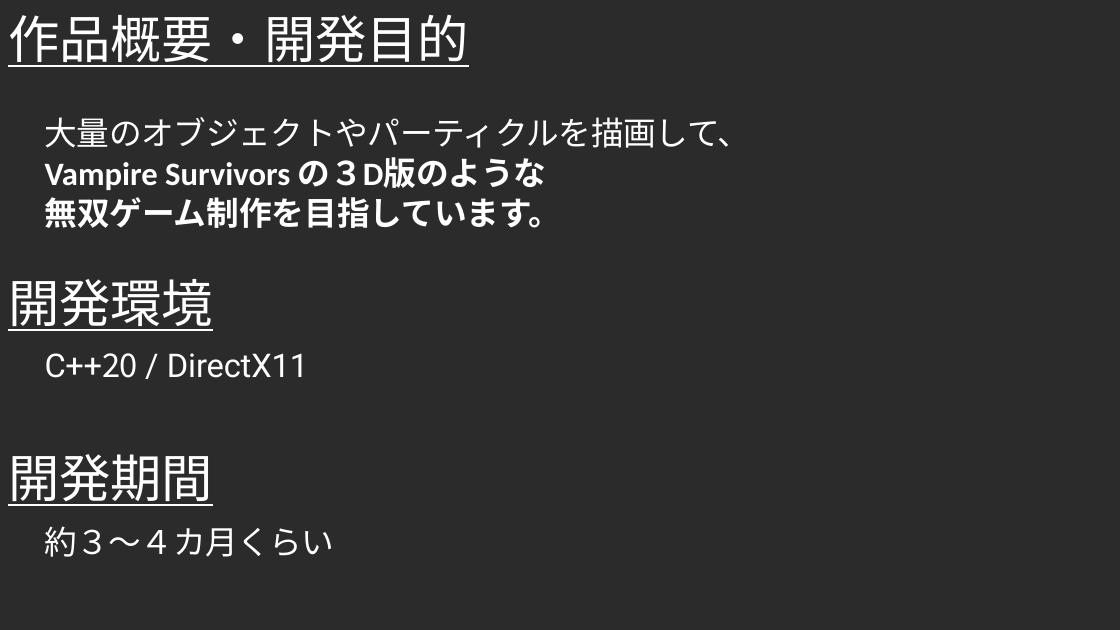
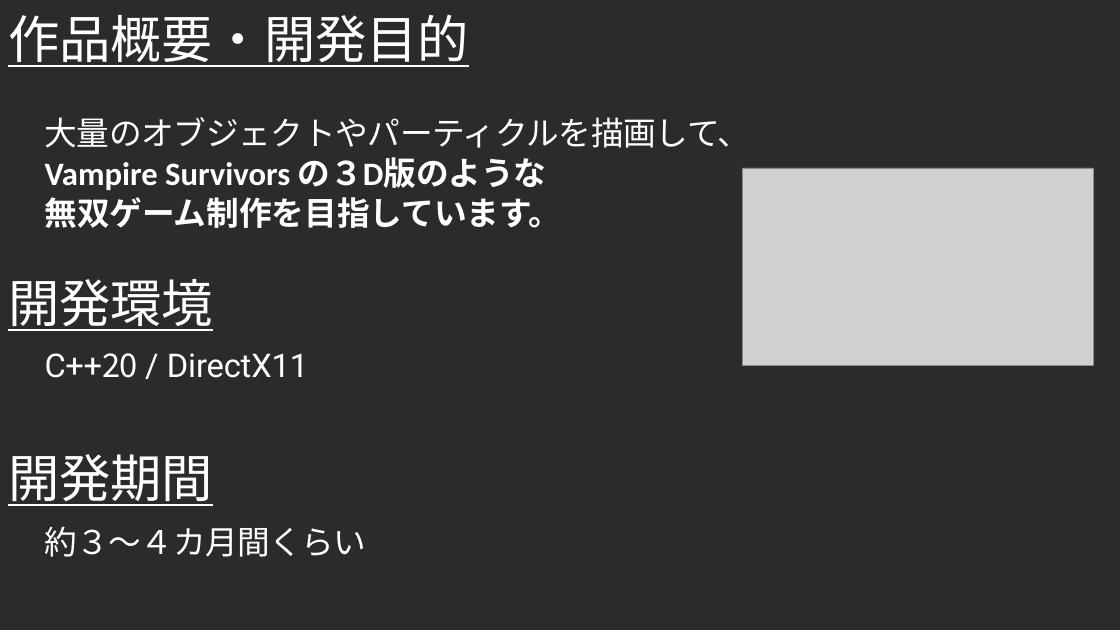
Before and after one commit to Takeshi0106/Action_Game, a slide deck: slide 2 of 就職作品制作アピール.pptx. Drawn at 1120x630 pixels with LibreOffice and Linux fonts; fonts in the diff are those of the drawing; grey boxes stand for pictures; background and template pictures are left out; a plain dark background stands for a picture behind light text. Boxes give left, top, right and bottom in pixels: in the first picture for what was removed or moved away, otherwise in the second. Text is boxed around its words. In the diff, an @@ line names an element or a change of style, - is before the commit and + after.

```diff
--- a/就職作品制作アピール.pptx
+++ b/就職作品制作アピール.pptx
@@ picture added at box(742, 168, 1093, 365) @@
@@ text at box(45, 526, 367, 557): text changed @@
-約３～４カ月くらい
+約３～４カ月間くらい
```
Also in this commit, not shown: 2 other slides changed, 11 slides removed, 1 other file.
